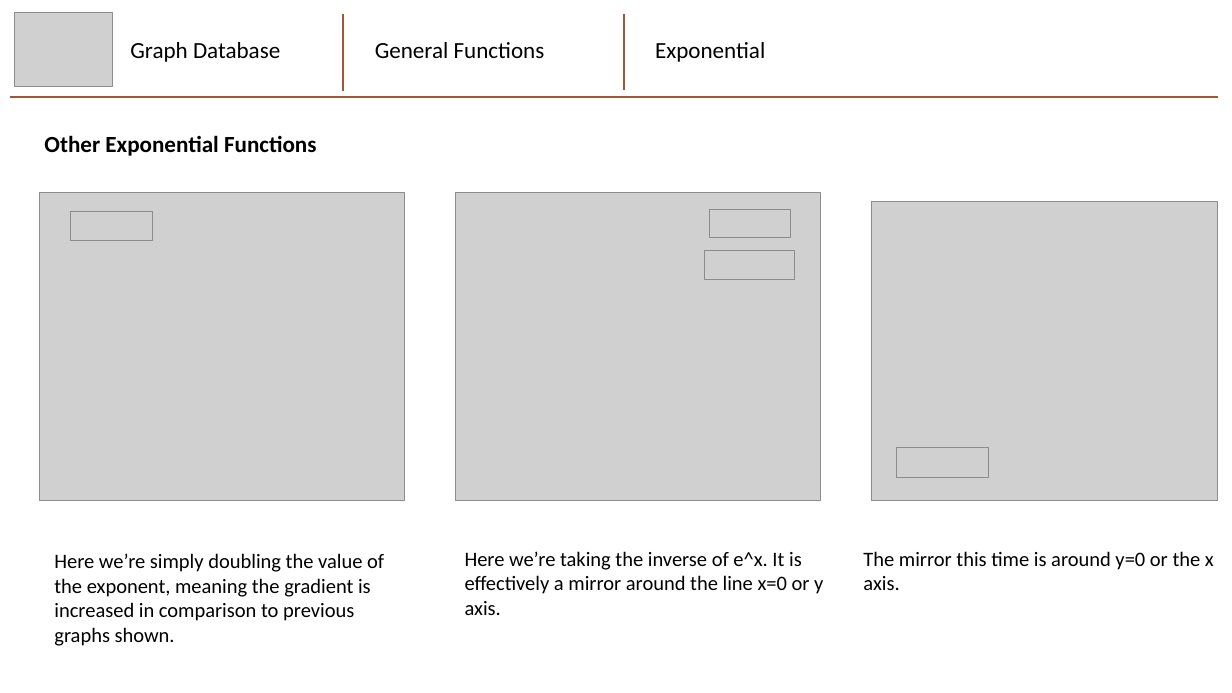
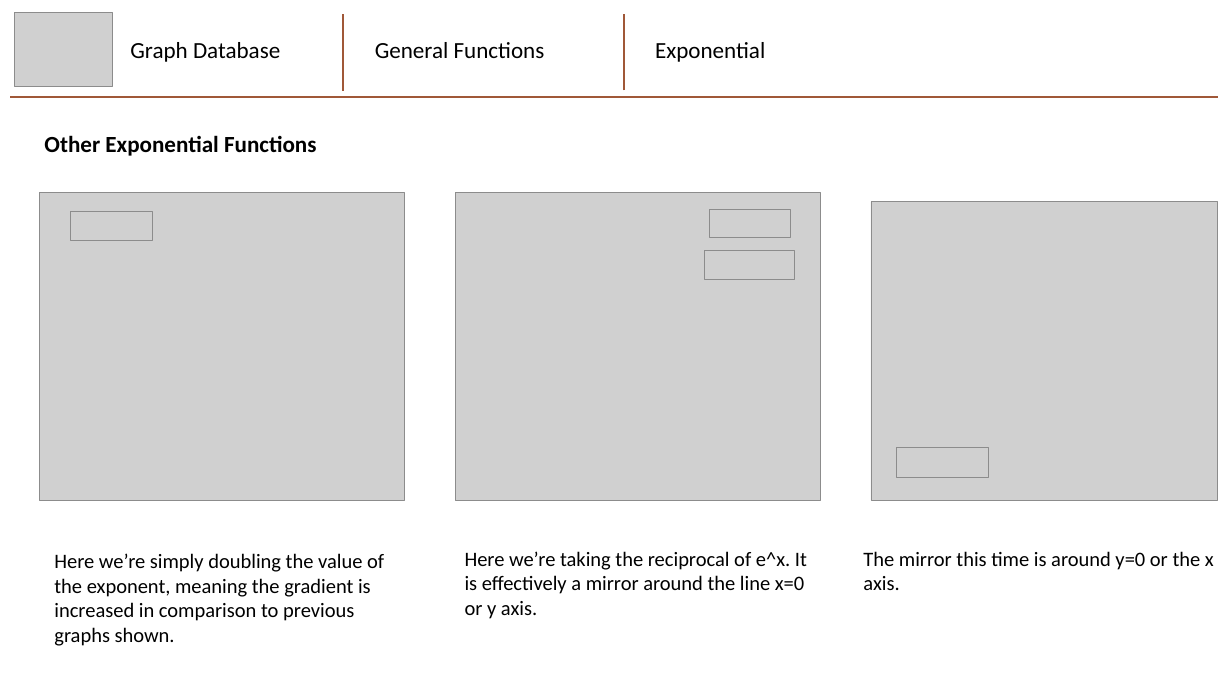
Before and after one commit to mhaythornthwaite/Testing_ML_Algorithms, a slide deck: slide 3 of Graphs_and_Functions/Graphs_and_Functions.pptx. Drawn at 1232x693 pixels with LibreOffice and Linux fonts; fonts in the diff are those of the drawing; grey boxes stand for pictures. Boxes give left, top, right and bottom in pixels: in the first picture for what was removed or moved away, otherwise in the second. Text is boxed around its words. In the diff, an @@ line names an element or a change of style, - is before the commit and + after.

```diff
--- a/Graphs_and_Functions/Graphs_and_Functions.pptx
+++ b/Graphs_and_Functions/Graphs_and_Functions.pptx
@@ text at (465,551,807,619): text changed @@
-Here we’re taking the inverse of e^x. It is effectively a mirror around the line x=0 or y axis.
+Here we’re taking the reciprocal of e^x. It is effectively a mirror around the line x=0 or y axis.
```
Also in this commit, not shown: 5 other slides changed, 2 slides added, 1 other file.
